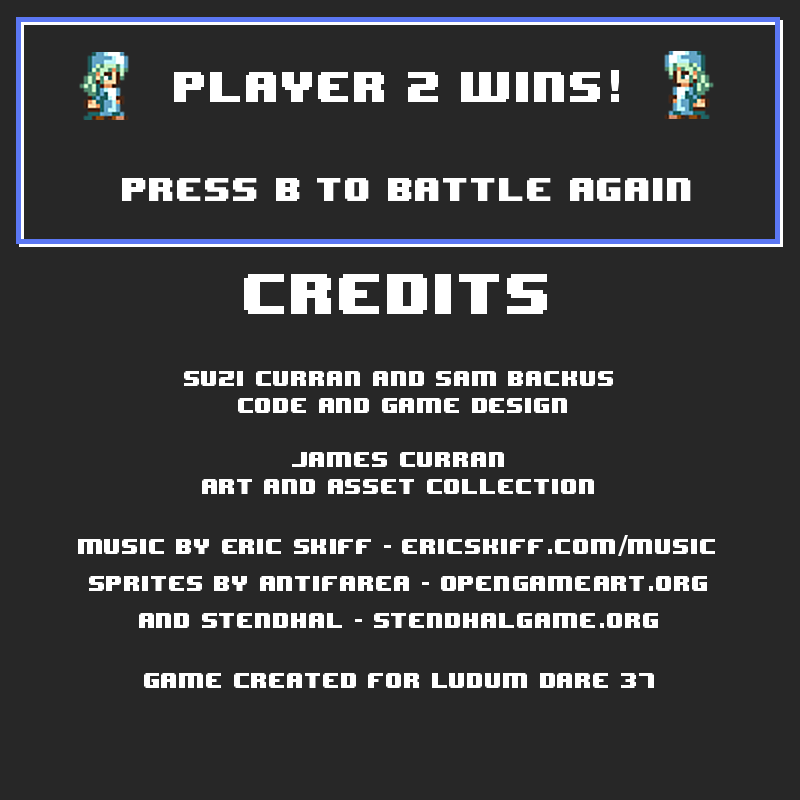
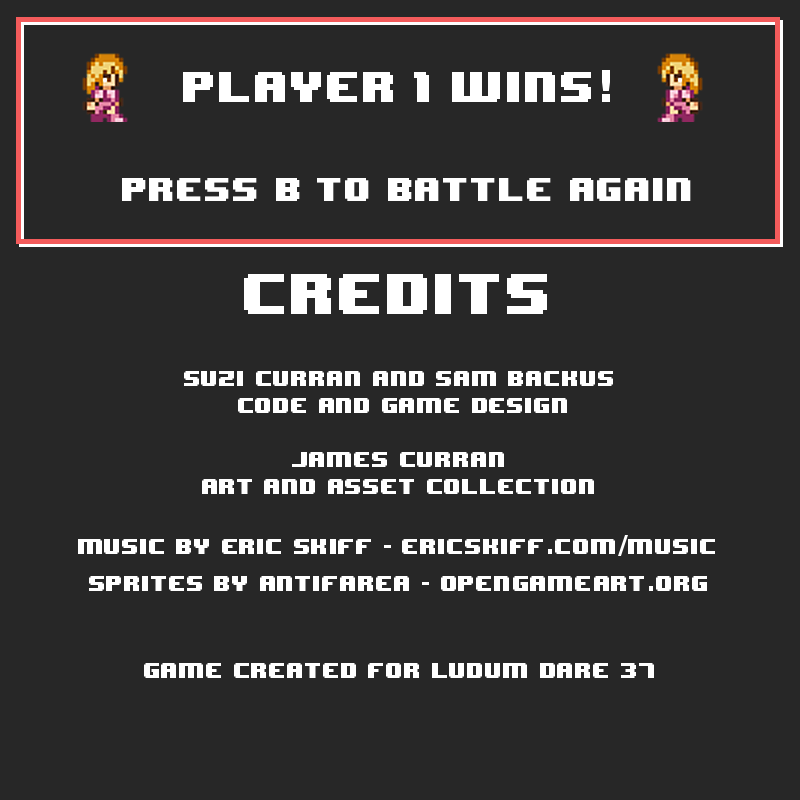
Revision of a layered (800, 800) image; what changed, layer by layer:
showed "P1 Sprite Right" over (657, 52, 704, 122)
showed "P1 Sprite Left" over (81, 52, 129, 122)
hid "PLAYER 2 wINS!" over (174, 70, 619, 102)
showed "PLAYER 1 wINS! #1" over (186, 70, 610, 102)
painted on "Credits ..." over (139, 613, 658, 688)
hid "Sprite Right" over (663, 51, 714, 119)
hid "Sprite Left" over (79, 52, 129, 120)
hid "Blue Frame copy" over (16, 17, 780, 244)
